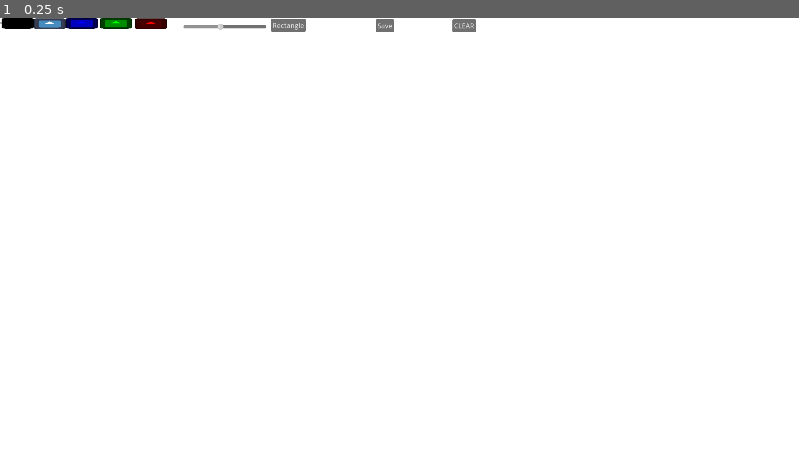
Above: before the commit, frame 1.
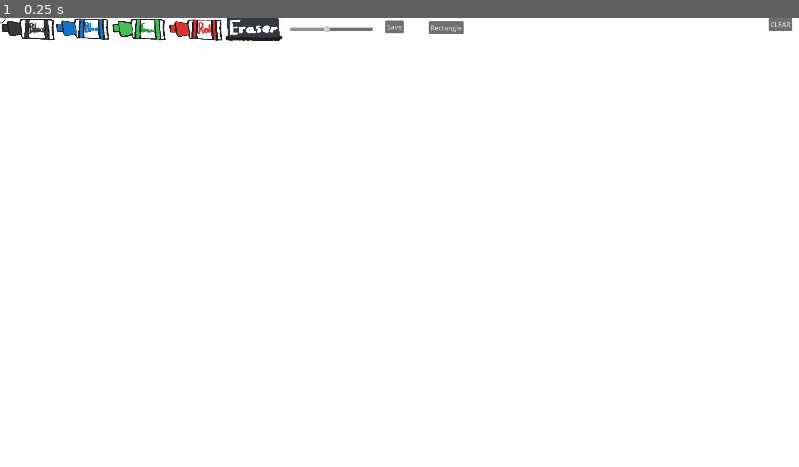
Above: after the commit, the same moment.

Repository: boardshapes/whiteboard
Game: Godot game, scene res://node_2d.tscn
Two runs of this game, one before a commit and one after it. Both use one fixed random seed, a clock stepped at 60 frames per second and the inputs below. The engine's default icon, where the game draws it, is replaced by a stand-in: a white triangle on a blue panel in a dark square.
Inputs:
- Up to frame 1 (0.25 s): no input

The runs differ from the first frame. In frame 1, 1.8% of the frame differs, in the area x 0-100%, y 0-6%.

Commit message:
color buttons

Diff:
--- a/whiteboard/node_2d.tscn
+++ b/whiteboard/node_2d.tscn
@@ -1,9 +1,13 @@
-[gd_scene load_steps=7 format=3 uid="uid://cagnq7h1kytei"]
+[gd_scene load_steps=11 format=3 uid="uid://cagnq7h1kytei"]
 
 [ext_resource type="Script" uid="uid://c7ekfkflpvt1g" path="res://node_2d.gd" id="1_wtcfe"]
-[ext_resource type="Texture2D" uid="uid://bin2oqrw77u1y" path="res://icon.svg" id="3_0hol4"]
 [ext_resource type="Texture2D" uid="uid://bkdws1jcjl64v" path="res://circle.png" id="3_epypp"]
 [ext_resource type="Script" uid="uid://f6mqkv6gh46m" path="res://preview.gd" id="3_q6r6c"]
+[ext_resource type="Texture2D" uid="uid://cupc3eg2b6ugj" path="res://buttons/blackmarker.png" id="4_q6r6c"]
+[ext_resource type="Texture2D" uid="uid://dl7f8fr5u4m2u" path="res://buttons/eraser.png" id="5_rj586"]
+[ext_resource type="Texture2D" uid="uid://7f7d2m6d0r2q" path="res://buttons/bluemarker.png" id="6_4d7sh"]
+[ext_resource type="Texture2D" uid="uid://cik14u3lmp2co" path="res://buttons/greenmarker.png" id="7_ir8iy"]
+[ext_resource type="Texture2D" uid="uid://dgfgbdugdf7k" path="res://buttons/redmarker.png" id="8_hqns4"]
 
 [sub_resource type="StyleBoxFlat" id="StyleBoxFlat_0e48y"]
 bg_color = Color(1, 1, 1, 1)
@@ -20,6 +24,8 @@
 [node name="drawingViewport" type="SubViewport" parent="CanvasViewport"]
 handle_input_locally = false
 size = Vector2i(1920, 1080)
+size_2d_override = Vector2i(1920, 1080)
+size_2d_override_stretch = true
 render_target_update_mode = 4
 
 [node name="Line2D" type="Line2D" parent="CanvasViewport/drawingViewport"]
@@ -50,83 +56,81 @@
 
 [node name="ButtonsViewport" type="SubViewportContainer" parent="."]
 top_level = true
-offset_right = 400.0
-offset_bottom = 30.0
+offset_right = 1920.0
+offset_bottom = 60.0
 
 [node name="SubViewport" type="SubViewport" parent="ButtonsViewport"]
 transparent_bg = true
 handle_input_locally = false
-size = Vector2i(1920, 35)
+size = Vector2i(1920, 80)
 render_target_update_mode = 4
 
 [node name="BlackColor" type="TextureButton" parent="ButtonsViewport/SubViewport"]
-modulate = Color(0, 0, 0, 1)
-offset_left = 4.0
-offset_right = 132.0
-offset_bottom = 128.0
-scale = Vector2(0.6, 0.2)
-texture_normal = ExtResource("3_0hol4")
+offset_left = 3.0
+offset_top = -8.0
+offset_right = 443.0
+offset_bottom = 303.0
+scale = Vector2(0.3, 0.2)
+texture_normal = ExtResource("4_q6r6c")
 
 [node name="WhiteColor2" type="TextureButton" parent="ButtonsViewport/SubViewport"]
-offset_left = 81.0
-offset_top = 1.0
-offset_right = 209.0
-offset_bottom = 129.0
-scale = Vector2(0.6, 0.2)
+offset_left = 542.0
+offset_top = -8.0
+offset_right = 1020.0
+offset_bottom = 342.0
+scale = Vector2(0.3, 0.2)
 theme = SubResource("Theme_epypp")
-texture_normal = ExtResource("3_0hol4")
+texture_normal = ExtResource("5_rj586")
 
 [node name="BlueColor2" type="TextureButton" parent="ButtonsViewport/SubViewport"]
-modulate = Color(0, 0, 1, 1)
-offset_left = 158.0
-offset_right = 286.0
-offset_bottom = 128.0
-scale = Vector2(0.6, 0.2)
-texture_normal = ExtResource("3_0hol4")
+offset_left = 134.0
+offset_top = 1.0
+offset_right = 565.0
+offset_bottom = 263.0
+scale = Vector2(0.3, 0.2)
+texture_normal = ExtResource("6_4d7sh")
 
 [node name="GreenColor2" type="TextureButton" parent="ButtonsViewport/SubViewport"]
-modulate = Color(0, 1, 0, 1)
-offset_left = 240.0
-offset_right = 368.0
-offset_bottom = 128.0
-scale = Vector2(0.6, 0.2)
-texture_normal = ExtResource("3_0hol4")
+offset_left = 269.0
+offset_top = 2.0
+offset_right = 702.0
+offset_bottom = 264.0
+scale = Vector2(0.3, 0.2)
+texture_normal = ExtResource("7_ir8iy")
 
 [node name="RedColor2" type="TextureButton" parent="ButtonsViewport/SubViewport"]
-modulate = Color(1, 0, 0, 1)
-offset_left = 324.0
-offset_top = 1.0
-offset_right = 452.0
-offset_bottom = 129.0
-scale = Vector2(0.6, 0.2)
-texture_normal = ExtResource("3_0hol4")
+offset_left = 406.0
+offset_top = 3.0
+offset_right = 837.0
+offset_bottom = 265.0
+scale = Vector2(0.3, 0.2)
+texture_normal = ExtResource("8_hqns4")
 
 [node name="Clear" type="Button" parent="ButtonsViewport/SubViewport"]
-offset_left = 1087.0
-offset_top = 3.0
-offset_right = 1144.0
-offset_bottom = 34.0
+offset_left = 1847.0
+offset_right = 1904.0
+offset_bottom = 31.0
 text = "CLEAR"
 
 [node name="RectButton" type="Button" parent="ButtonsViewport/SubViewport"]
-offset_left = 651.0
-offset_top = 2.0
-offset_right = 735.0
-offset_bottom = 33.0
+offset_left = 1030.0
+offset_top = 8.0
+offset_right = 1114.0
+offset_bottom = 39.0
 text = "Rectangle"
 
 [node name="save" type="Button" parent="ButtonsViewport/SubViewport"]
-offset_left = 903.0
-offset_top = 3.0
-offset_right = 947.0
-offset_bottom = 34.0
+offset_left = 926.0
+offset_top = 6.0
+offset_right = 970.0
+offset_bottom = 37.0
 text = "Save"
 
 [node name="BrushSize" type="HSlider" parent="ButtonsViewport/SubViewport"]
-offset_left = 441.0
-offset_top = -8.0
-offset_right = 640.0
-offset_bottom = 50.0
+offset_left = 697.0
+offset_top = -2.0
+offset_right = 896.0
+offset_bottom = 56.0
 min_value = 10.0
 value = 50.0
 
Not shown, added: whiteboard/blank.jpeg.import
Binary file added: whiteboard/buttons/blackmarker.png
Not shown, added: whiteboard/buttons/blackmarker.png.import
Binary file added: whiteboard/buttons/bluemarker.png
Not shown, added: whiteboard/buttons/bluemarker.png.import
Binary file added: whiteboard/buttons/eraser.png
Not shown, added: whiteboard/buttons/eraser.png.import
Binary file added: whiteboard/buttons/greenmarker.png
Not shown, added: whiteboard/buttons/greenmarker.png.import
Binary file added: whiteboard/buttons/redmarker.png
Not shown, added: whiteboard/buttons/redmarker.png.import
Binary file added: whiteboard/buttons/whitemarker.png
(and 4 more such lines)
